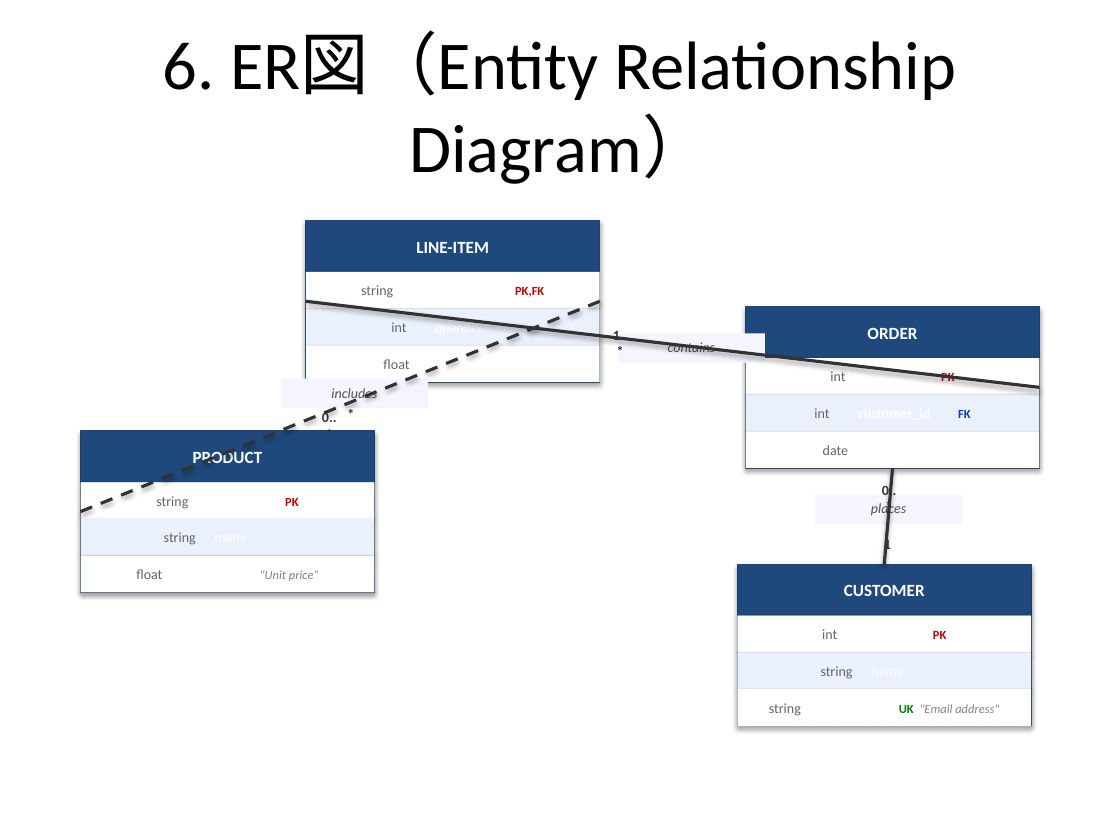
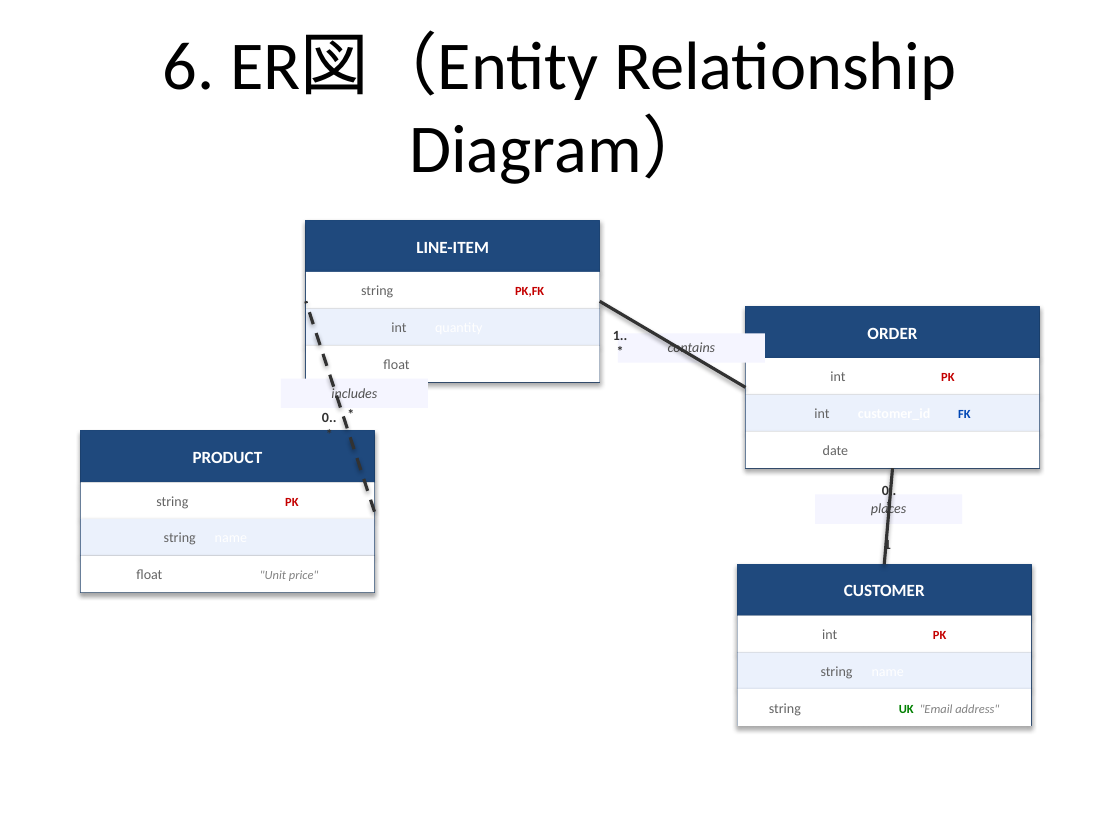
Before and after one commit to notfolder/qmd_to_pptx, a slide deck: slide 23 of demo_full.pptx. Drawn at 1120x840 pixels with LibreOffice and Linux fonts; fonts in the diff are those of the drawing. Boxes give left, top, right and bottom in pixels: in the first picture for what was removed or moved away, otherwise in the second. Text is boxed around its words. In the diff, an @@ line names an element or a change of style, - is before the commit and + after.

```diff
--- a/demo_full.pptx
+++ b/demo_full.pptx
@@ line moved from (81, 512) - (599, 301) to (374, 512) - (306, 301) @@
@@ line moved from (1039, 388) - (306, 301) to (746, 388) - (599, 301) @@
@@ text removed at <box>722,348,729,353</box> @@
-1
```
Also in this commit, not shown: 11 other slides changed, 5 other files.
